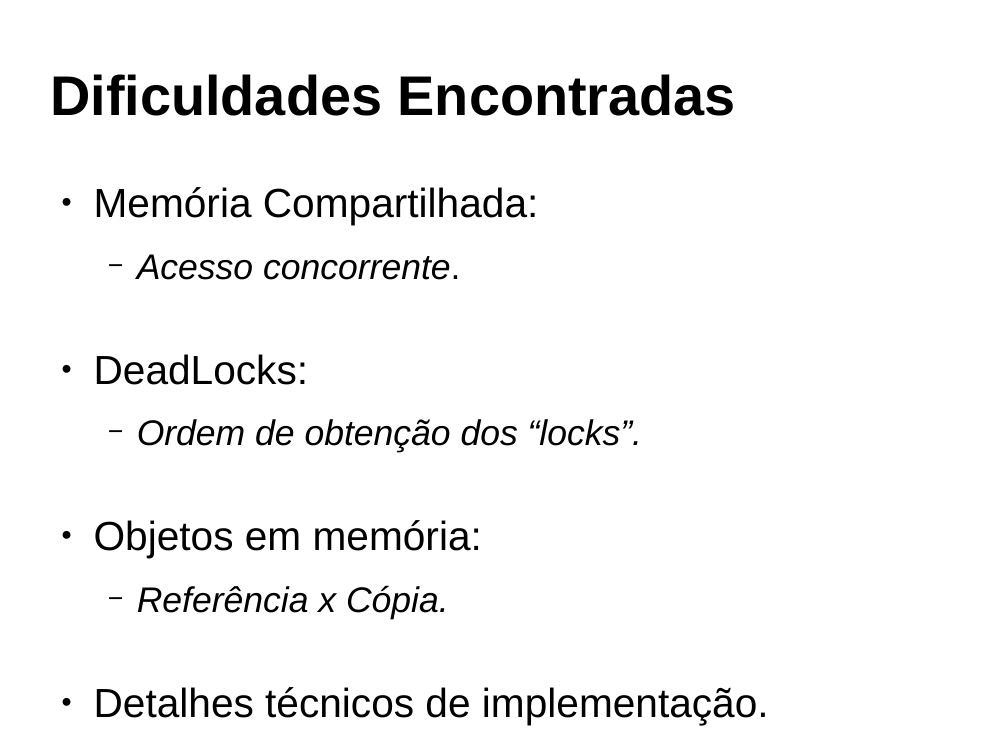
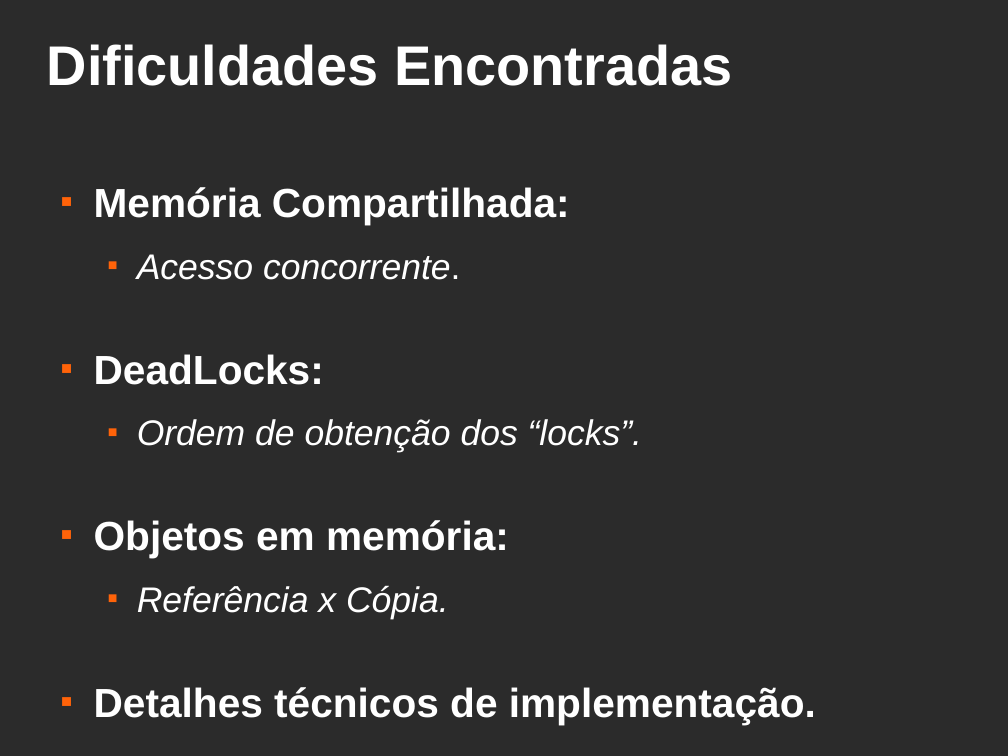
Before and after one commit to brunobuss/lojasim, a slide deck: slide 13 of docs/Apresentação_SO.odp. Drawn at 1008x756 pixels with LibreOffice and Linux fonts; fonts in the diff are those of the drawing; background and template pictures are left out; a plain dark background stands for a picture behind light text. Boxes give left, top, right and bottom in pixels: in the first picture for what was removed or moved away, otherwise in the second. Text is boxed around its words. In the diff, an @@ line names an element or a change of style, - is before the commit and + after.

```diff
--- a/docs/Apresentação_SO.odp
+++ b/docs/Apresentação_SO.odp
@@ background #FFFFFF to picture (left out) @@
@@ title "Dificuldades Encontradas": place and size @@
-title "Dificuldades Encontradas" at <box>50,74,736,116</box>
+title "Dificuldades Encontradas" at <box>47,44,732,86</box>
@@ title "Dificuldades Encontradas" at <box>47,44,732,86</box>: text colour #000000 to #FFFFFF @@
@@ text "Memória Compartilhada:" at <box>94,187,816,725</box>: text colour #000000 to #FFFFFF; bold on in "Memória Compartilhada:", "DeadLocks:", "Objetos em memória:", "Detalhes técnicos de implementação."; bullet ● to ■; bullet colour #000000 to #FF6309; bullet − to ■ @@
```
Also in this commit, not shown: 13 other slides changed, 1 other file.
